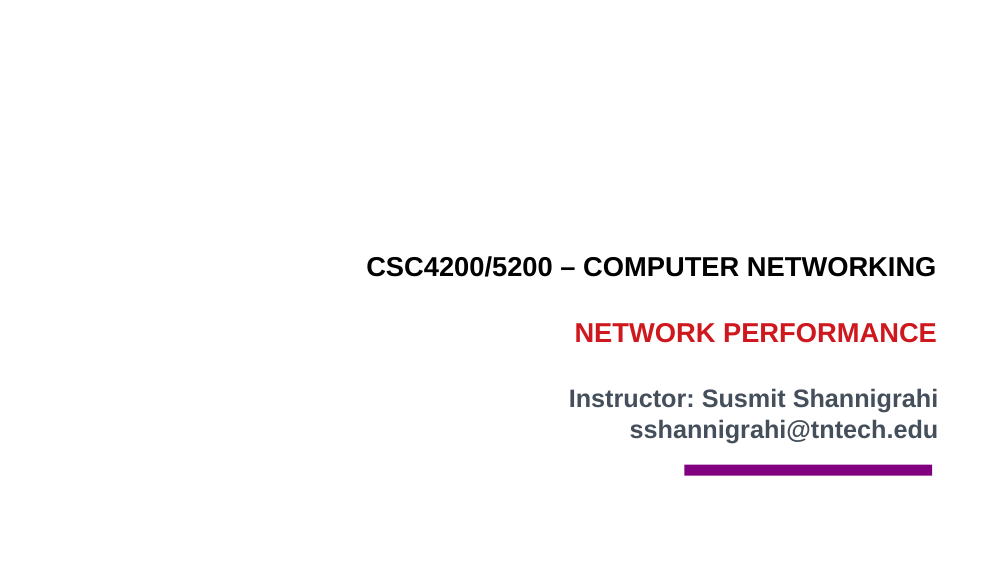
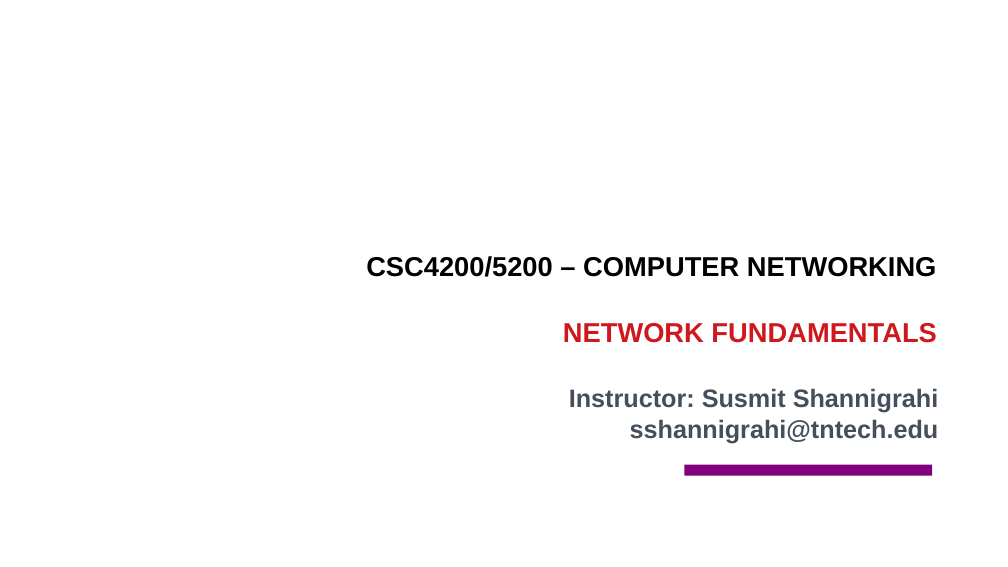
Before and after one commit to csc4200/csc4200.github.io, a slide deck: slide 1 of docs/lectures_source/class_slides-2.odp. Drawn at 1008x567 pixels with LibreOffice and Linux fonts; fonts in the diff are those of the drawing; background and template pictures are left out. Boxes give left, top, right and bottom in pixels: in the first picture for what was removed or moved away, otherwise in the second. Text is boxed around its words. In the diff, an @@ line names an element or a change of style, - is before the commit and + after.

```diff
--- a/docs/lectures_source/class_slides-2.odp
+++ b/docs/lectures_source/class_slides-2.odp
@@ text at (563, 323, 936, 343): text changed @@
-NETWORK PERFORMANCE
+NETWORK FUNDAMENTALS
```
Also in this commit, not shown: 3 other slides changed, 14 slides added, 13 slides removed, 12 other files.
